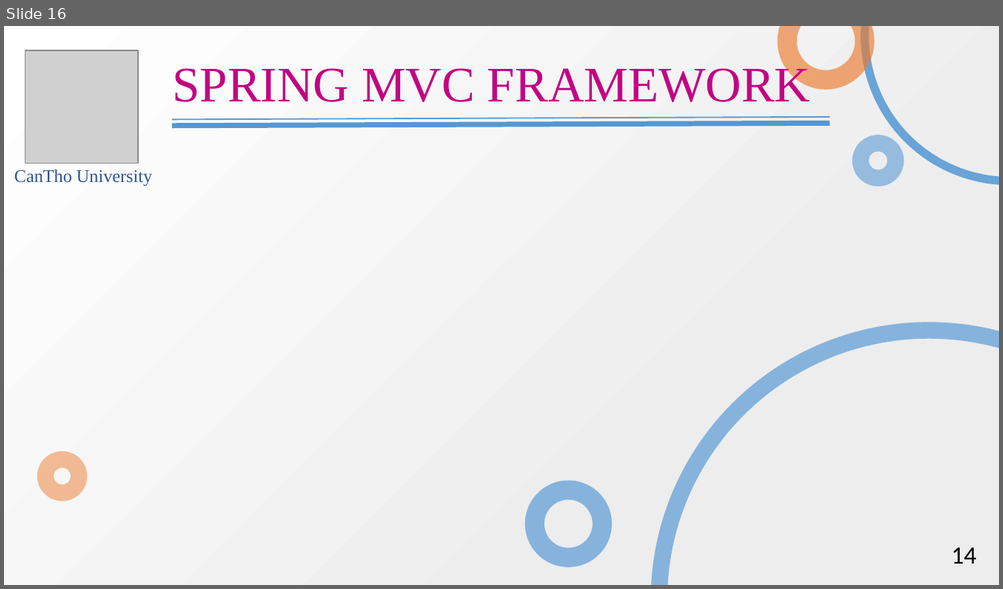
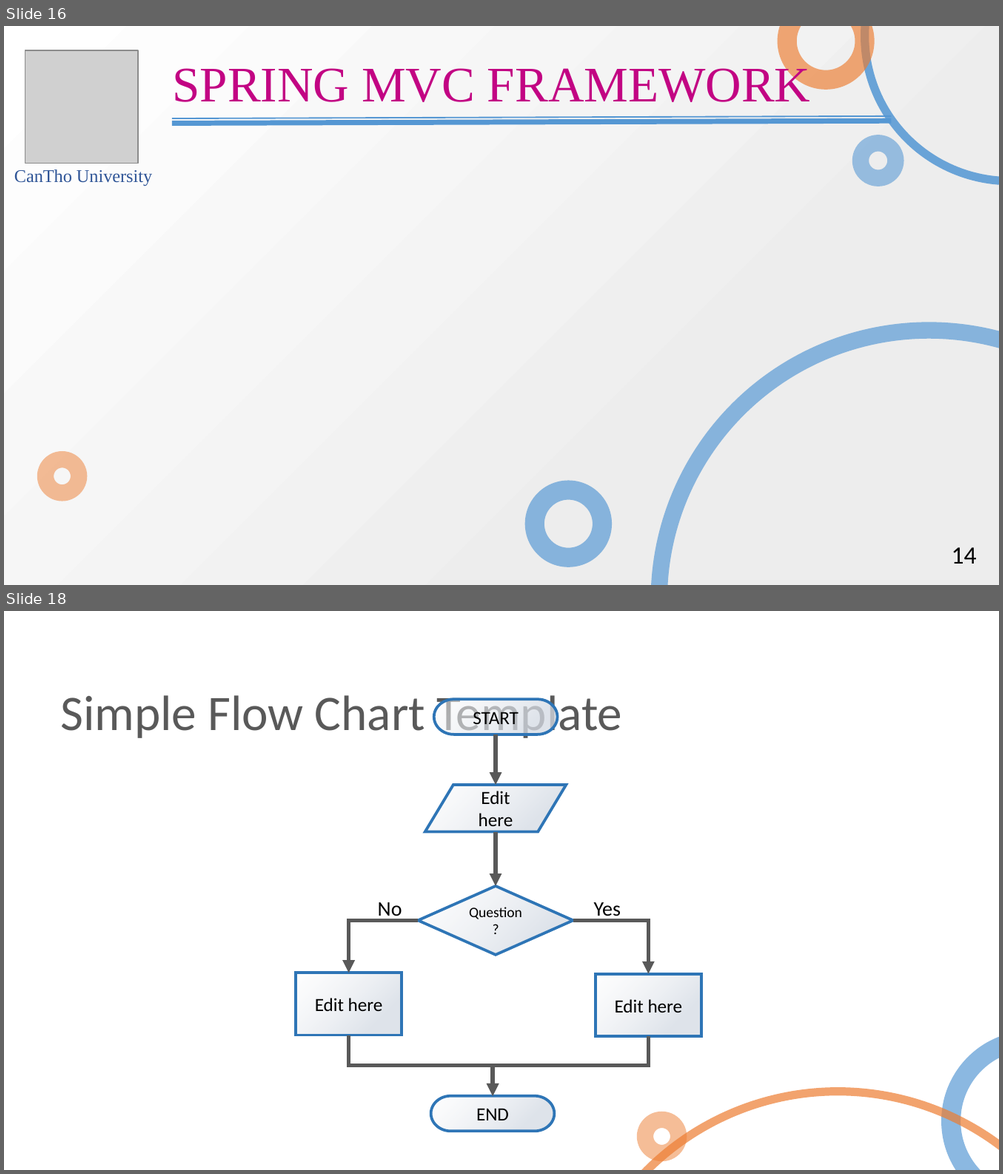
Before and after one commit to lethanhtan/TMA_CTU_Thesis, a slide deck: doc/TMA_CTU_Thesis_Presentation_Ver2.pptx. Shown one above the other, each under a label of ours: slide 16 before the commit, slides 16 and 18 after it; the slides between them are not shown. The pictures are 1003x589 and 1003x1174 pixels, drawn with LibreOffice and Linux fonts; fonts in the diff are those of the drawing; grey boxes stand for pictures. Boxes give left, top, right and bottom in pixels: in the first picture for what was removed or moved away, otherwise in the second. Text is boxed around its words. In the diff, an @@ line names an element or a change of style, - is before the commit and + after.

```diff
--- a/doc/TMA_CTU_Thesis_Presentation_Ver2.pptx
+++ b/doc/TMA_CTU_Thesis_Presentation_Ver2.pptx
@@ slide 18 added at (4, 611, 999, 1170), background #FFFFFF @@
@@ title added at (60, 695, 622, 743), 36 pt, text #595959 @@
+Simple Flow Chart Template
@@ pill shape added at (434, 700, 557, 735), fill gradient #FFFFFF to #D6DCE5, outline #2E75B6 2 pt, 13.5 pt, text #000000 @@
+START
@@ elbow arrow added from (495, 735) to (495, 785), #595959 3 pt @@
@@ flow chart input output added at (425, 785, 566, 832), fill gradient #FFFFFF to #D6DCE5, outline #2E75B6 2 pt, 13.5 pt, text #000000 @@
+Edit here
@@ elbow arrow added from (495, 832) to (495, 886), #595959 3 pt @@
@@ diamond added at (418, 886, 573, 955), fill gradient #FFFFFF to #D6DCE5, outline #2E75B6 2 pt, 10.5 pt, text #000000 @@
+Question?
@@ elbow arrow added from (418, 920) to (348, 973), #595959 3 pt @@
@@ text added at (378, 903, 402, 921), 15 pt, text #000000 @@
+No
@@ elbow arrow added from (573, 920) to (649, 974), #595959 3 pt @@
@@ text added at (594, 903, 620, 921), 15 pt, text #000000 @@
+Yes
@@ rectangle added at (296, 973, 401, 1036), fill gradient #FFFFFF to #D6DCE5, outline #2E75B6 2 pt, 13.5 pt, text #000000 @@
+Edit here
@@ rectangle added at (595, 974, 700, 1037), fill gradient #FFFFFF to #D6DCE5, outline #2E75B6 2 pt, 13.5 pt, text #000000 @@
+Edit here
@@ elbow arrow added from (348, 1036) to (492, 1096), #595959 3 pt @@
@@ elbow arrow added from (649, 1037) to (492, 1096), #595959 3 pt @@
@@ arc (boxed as its full ellipse) added at (950, 1041, 999, 1170), outline #5B9BD5 14 pt @@
@@ pill shape added at (431, 1096, 554, 1131), fill gradient #FFFFFF to #D6DCE5, outline #2E75B6 2 pt, 13.5 pt, text #000000 @@
+END
@@ arc (boxed as its full ellipse) added at (568, 1091, 999, 1170), outline #ED7D31 6 pt @@
@@ ellipse added at (645, 1120, 678, 1154), outline #ED7D31 12 pt @@
@@ slide 16 changed as well @@
@@ line moved from (172, 125) - (830, 124) to (172, 124) - (891, 121) @@
@@ line moved from (172, 119) - (830, 116) to (172, 118) - (891, 116) @@
@@ line (172, 118) - (891, 116): stroke #5B9BD5 1 pt to #5698D3 1 pt @@
```
Also in this commit, not shown: 31 other slides changed, 13 other slides added, 2 slides removed.
